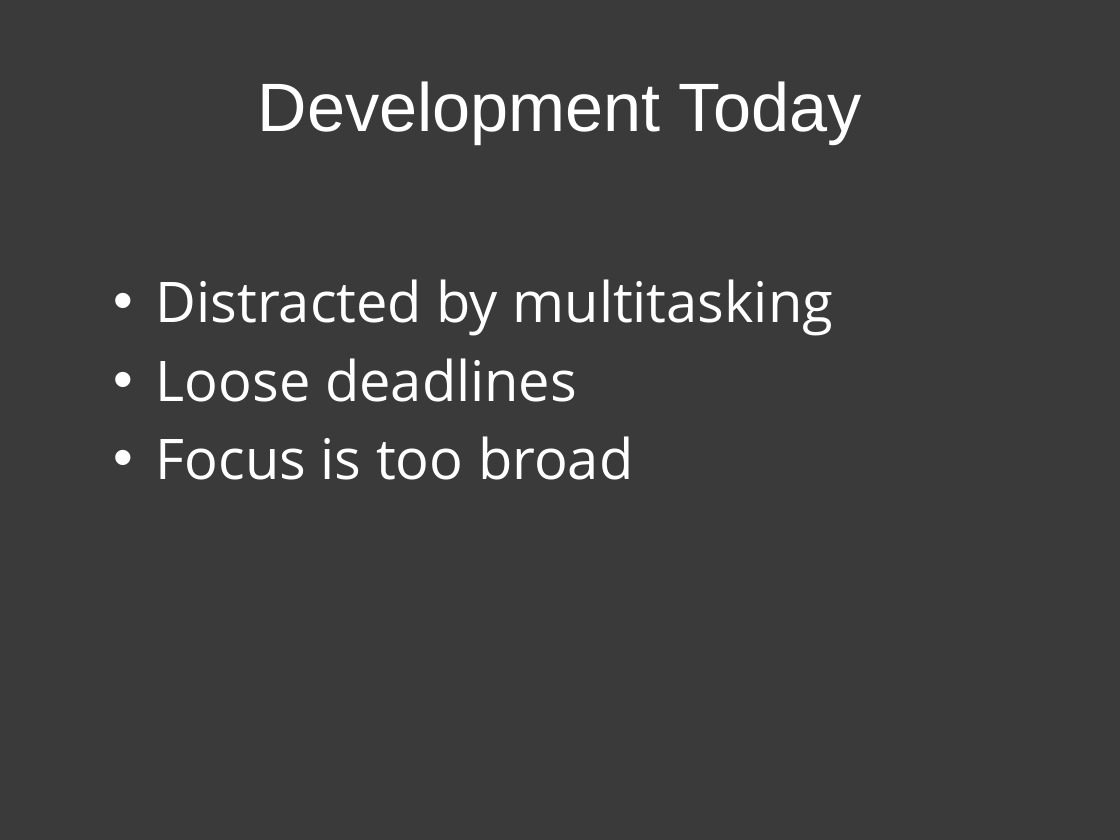
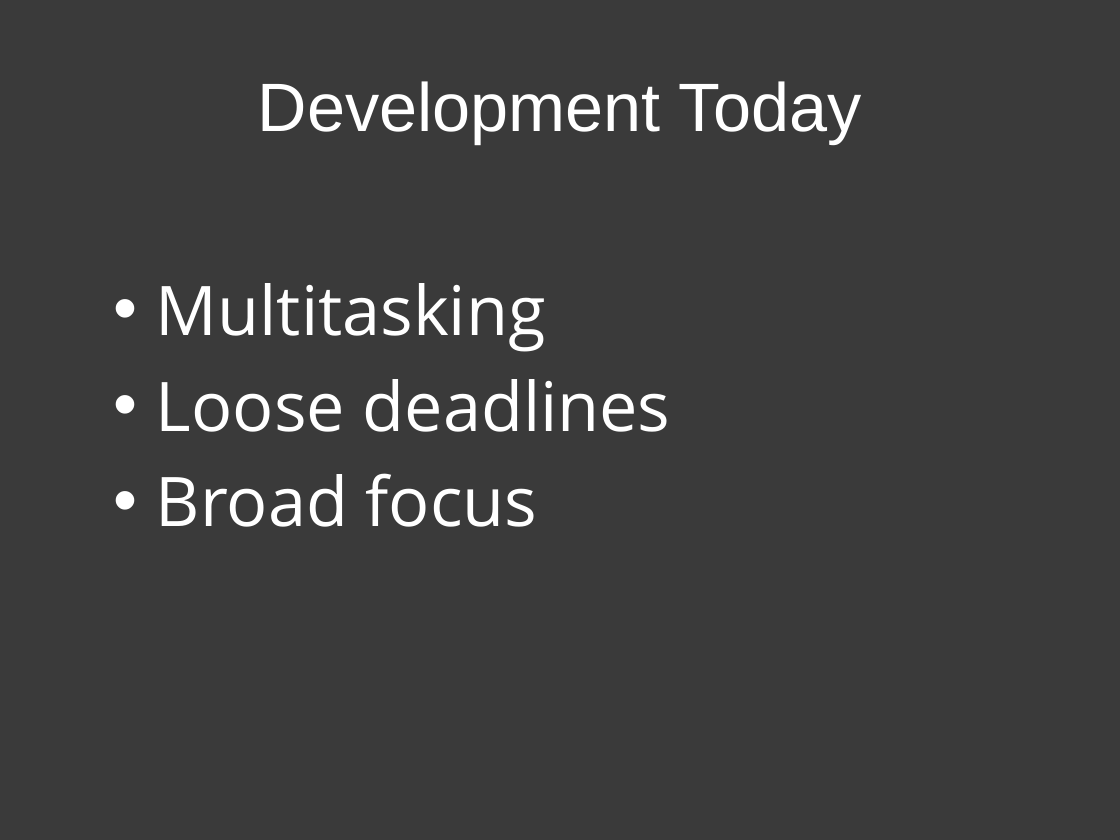
Before and after one commit to patik/code-sprint, a slide deck: slide 1 of code-sprint.pptx. Drawn at 1120x840 pixels with LibreOffice and Linux fonts; fonts in the diff are those of the drawing. Boxes give left, top, right and bottom in pixels: in the first picture for what was removed or moved away, otherwise in the second. Text is boxed around its words. In the diff, an @@ line names an element or a change of style, - is before the commit and + after.

```diff
--- a/code-sprint.pptx
+++ b/code-sprint.pptx
@@ text at (156,283,546,352): text changed; size 36 to 44 pt @@
-• Distracted by multitasking
+• Multitasking
@@ text at (156,379,671,432): size 36 to 44 pt in "Loose deadlines"; more space between paragraphs @@
@@ text at (156,473,538,527): text changed; size 36 to 44 pt @@
-• Focus is too broad
+• Broad focus
```
Also in this commit, not shown: 14 other slides changed, 1 other file.
